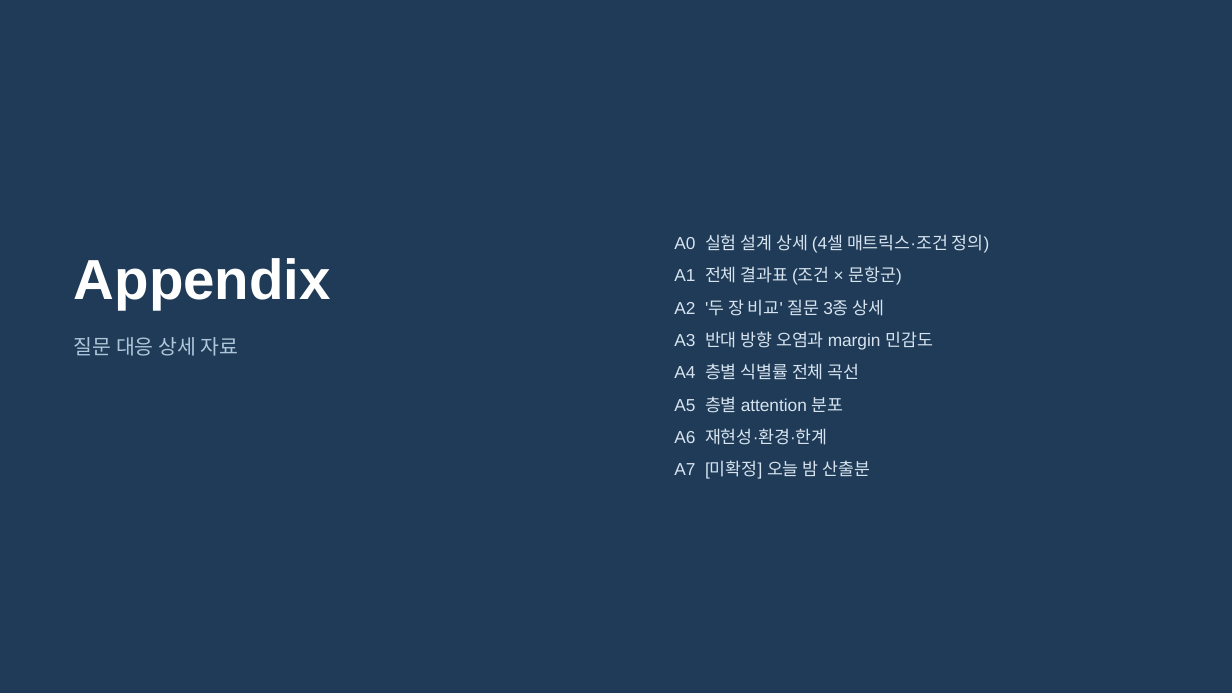
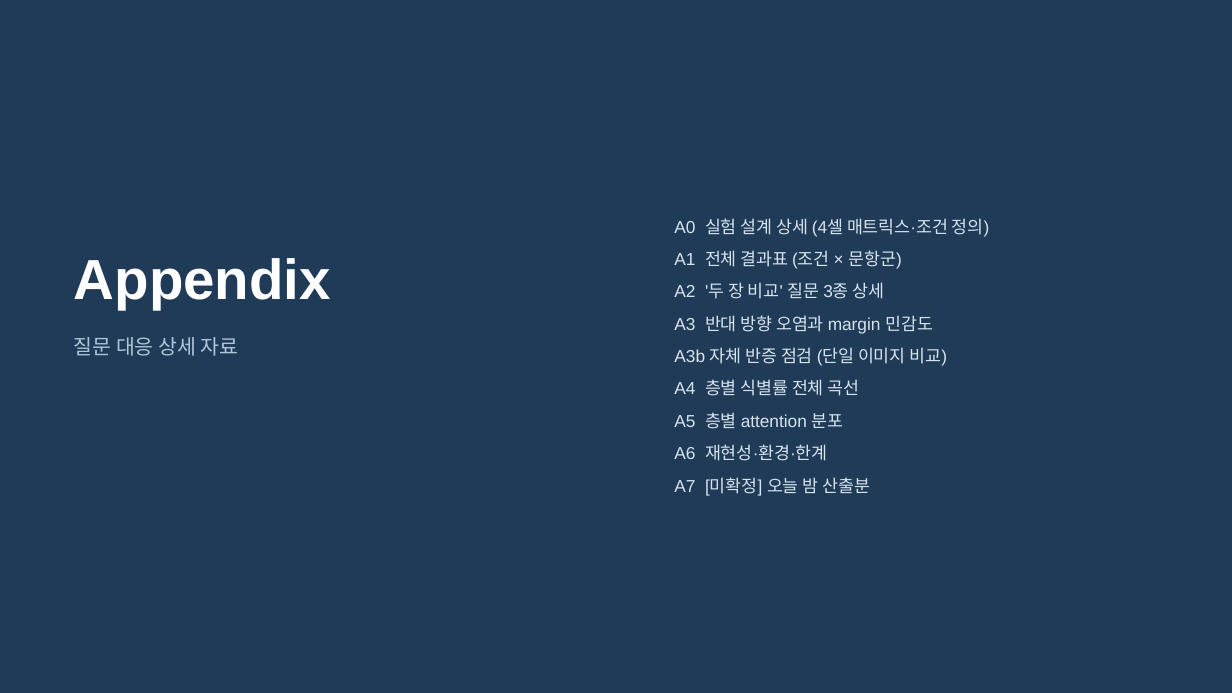
Before and after one commit to hsmai/Source-Depth, a slide deck: slide 14 of meeting/SourceDepth_Phase0_meeting.pptx. Drawn at 1232x693 pixels with LibreOffice and Linux fonts; fonts in the diff are those of the drawing. Boxes give left, top, right and bottom in pixels: in the first picture for what was removed or moved away, otherwise in the second. Text is boxed around its words. In the diff, an @@ line names an element or a change of style, - is before the commit and + after.

```diff
--- a/meeting/SourceDepth_Phase0_meeting.pptx
+++ b/meeting/SourceDepth_Phase0_meeting.pptx
@@ text at bbox=[674, 347, 947, 366]: paragraph added @@
+A3b 자체 반증 점검 (단일 이미지 비교)
```
Also in this commit, not shown: 1 other slide changed, 1 slide added, 3 other files.
